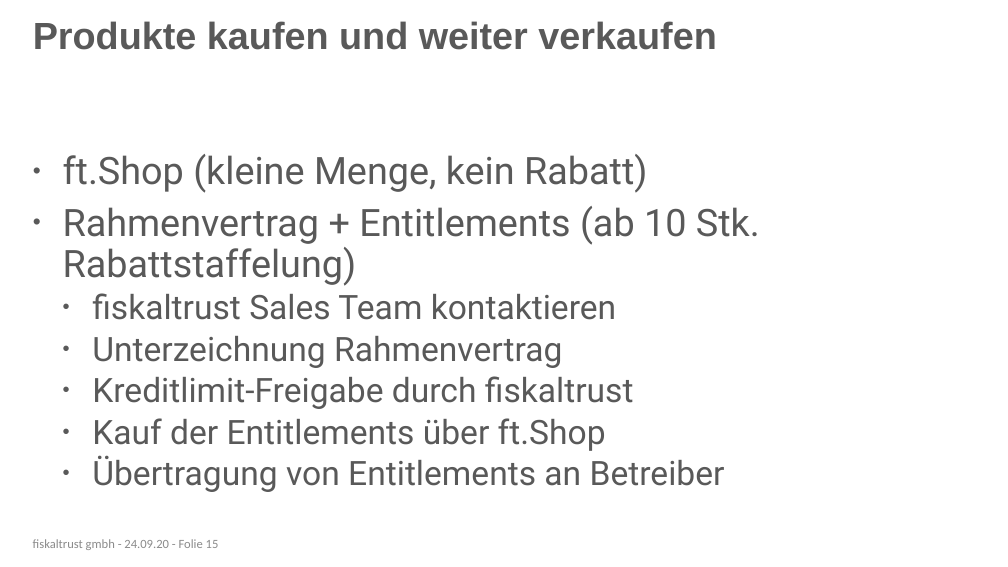
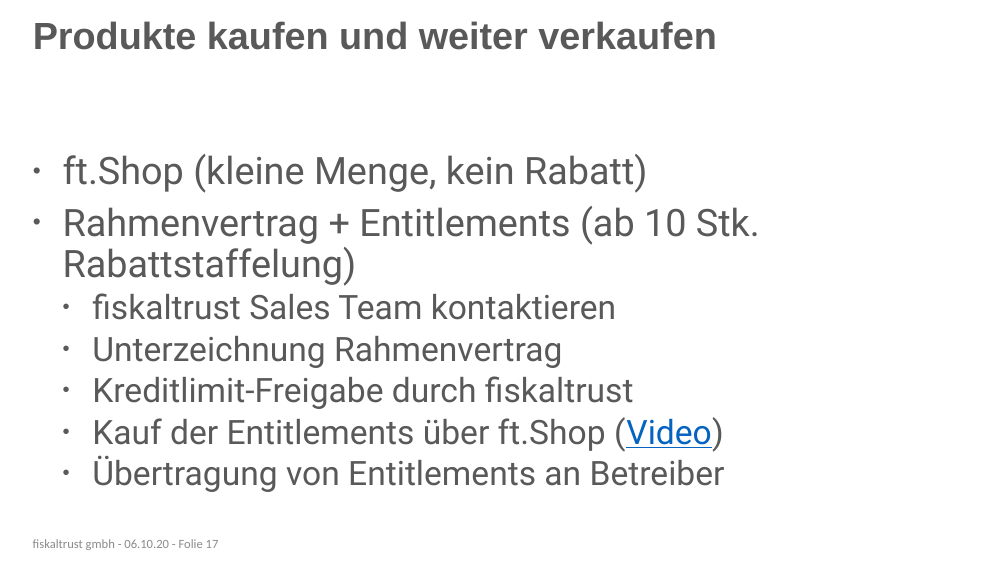
Before and after one commit to fiskaltrust/productdescription-de-doc, a slide deck: slide 17 of for-posdealers/presentation/sales/media/posdealer-sales-rollout.pptx (slide 15 before the commit). Drawn at 1008x567 pixels with LibreOffice and Linux fonts; fonts in the diff are those of the drawing; background and template pictures are left out. Boxes give left, top, right and bottom in pixels: in the first picture for what was removed or moved away, otherwise in the second. Text is boxed around its words. In the diff, an @@ line names an element or a change of style, - is before the commit and + after.

```diff
--- a/for-posdealers/presentation/sales/media/posdealer-sales-rollout.pptx
+++ b/for-posdealers/presentation/sales/media/posdealer-sales-rollout.pptx
@@ text at (92,417,724,452): text changed @@
-  • Kauf der Entitlements über ft.Shop
+  • Kauf der Entitlements über ft.Shop (Video)
@@ text at (33,539,219,550): text changed @@
-fiskaltrust gmbh - 24.09.20 - Folie 15
+fiskaltrust gmbh - 06.10.20 - Folie 17
```
Also in this commit, not shown: 5 other slides changed, 2 slides added, 12 other files.
